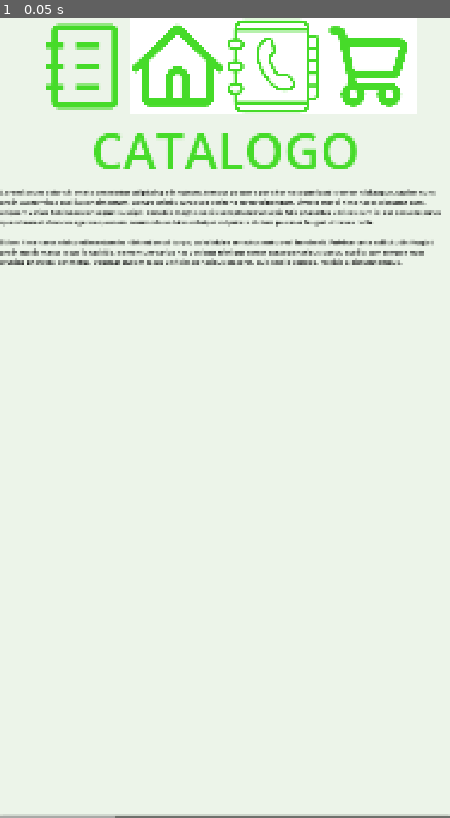
Above: before the commit, frame 1.
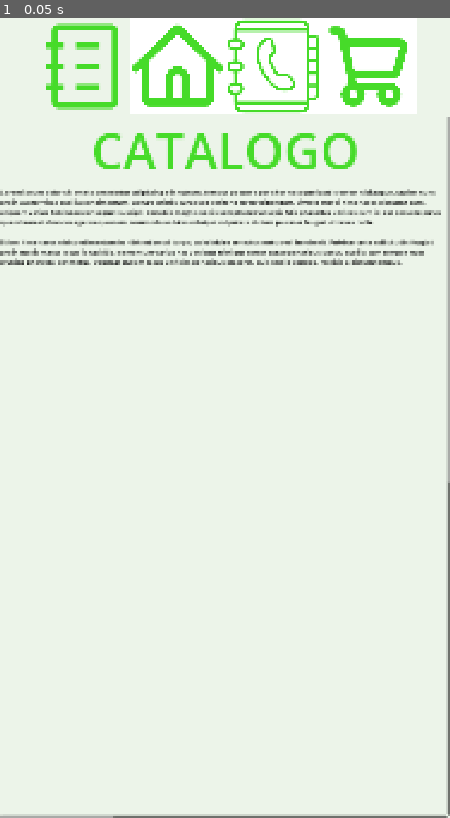
Above: after the commit, the same moment.

Repository: mike7d7/progra-6
Game: Godot game, scene res://control.tscn
Same seed, same stepped clock (60 frames per second), same inputs: the game is played once before the commit and once after it.
Inputs:
- Up to frame 1 (0.05 s): no input

The runs differ from the first frame. In frame 1, 0.8% of the frame differs, in the area x 25-100%, y 12-100%.

Commit message:
add padding between vbox childs

Diff:
--- a/paginas/inicio.tscn
+++ b/paginas/inicio.tscn
@@ -23,12 +23,25 @@
 grow_vertical = 2
 size_flags_horizontal = 3
 size_flags_vertical = 3
+theme_override_constants/separation = 60
 
 [node name="Label" type="Label" parent="."]
 layout_mode = 2
 text = "INICIO"
 label_settings = SubResource("LabelSettings_evkk3")
 horizontal_alignment = 1
+
+[node name="RichTextLabel3" type="RichTextLabel" parent="."]
+layout_mode = 2
+theme_override_colors/default_color = Color(0, 0, 0, 1)
+theme_override_font_sizes/normal_font_size = 40
+theme_override_styles/normal = SubResource("StyleBoxFlat_evkk3")
+bbcode_enabled = true
+text = "[center][font_size=90]¿Sabias que?[/font_size][/center]
+ipsum dolor sit amet consectetur adipiscing elit rutrum, tempus posuere porttitor natoque iaculis tortor nisi augue, sapien nunc proin auctor vitae cubilia condimentum. Ornare primis curae sed eleifend tortor bibendum, viverra morbi himenaeos dictumst cum, aliquam varius habitasse consequat suscipit. Conubia magnis sociis sem pharetra turpis felis phasellus ultrices cum id, est posuere purus quam laoreet rhoncus eget neque nam, commodo sodales volutpat vulputate dictum pulvinar feugiat ultricies nulla.
+
+Etiam himenaeos nisi condimentum in nibh euismod turpis, ad ultricies senectus metus vel hendrerit. Pulvinar ante sollicitudin feugiat proin mollis massa lacus id facilisis, elementum varius hac vehicula tristique tortor curae penatibus luctus, cubilia cum tempor nulla gravida pharetra per metus. Volutpat nullam lacus ultricies penatibus placerat, quis sed id sodales, facilisis a dictum tempus."
+fit_content = true
 
 [node name="RichTextLabel2" type="RichTextLabel" parent="."]
 layout_mode = 2
